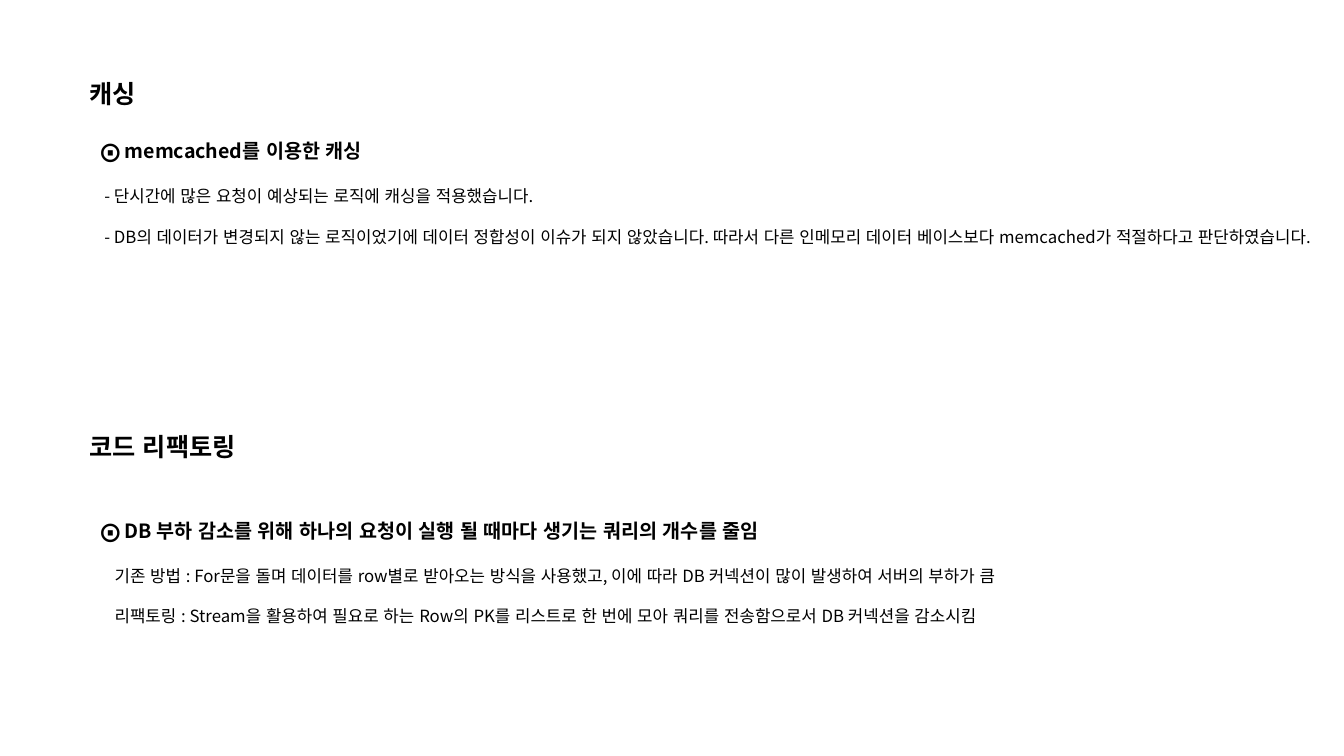
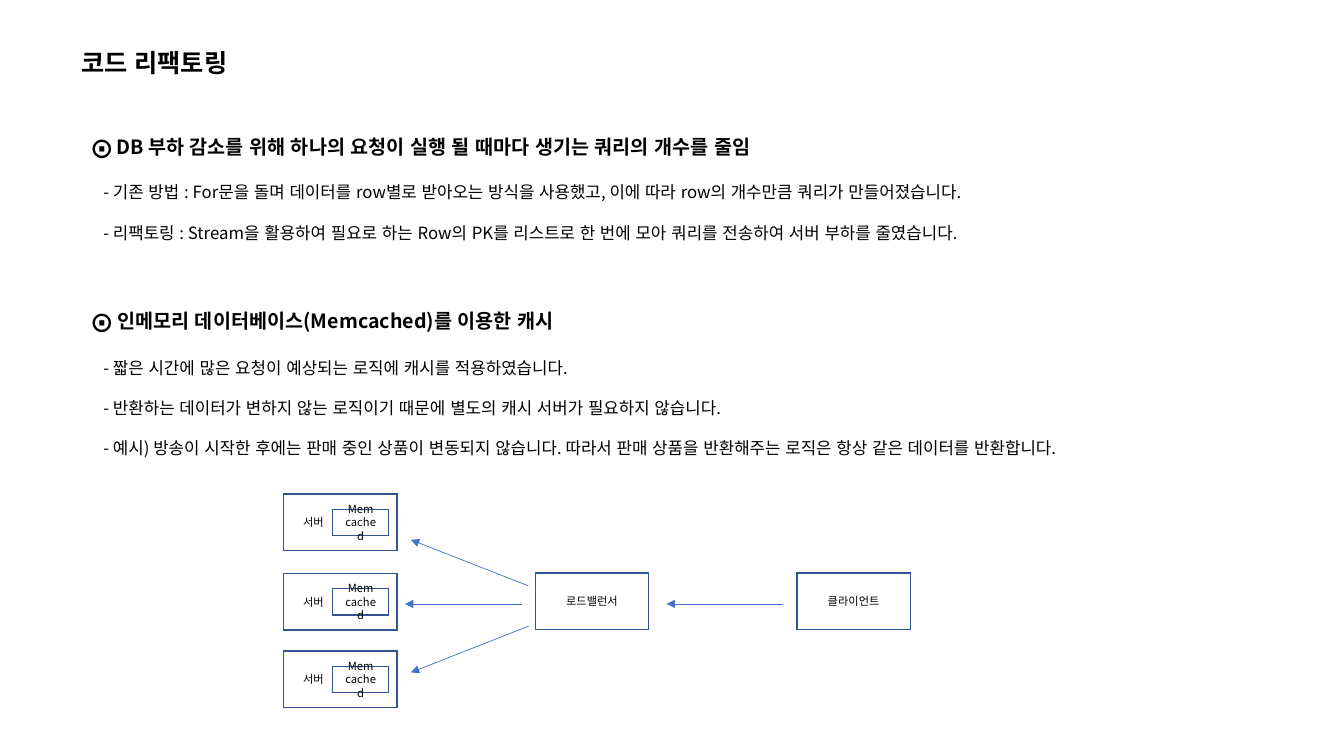
Before and after one commit to ohjinhokor/PortFolio, a slide deck: slide 11 of 오진호 포트폴리오.pptx. Drawn at 1344x756 pixels with LibreOffice and Linux fonts; fonts in the diff are those of the drawing; background and template pictures are left out. Boxes give left, top, right and bottom in pixels: in the first picture for what was removed or moved away, otherwise in the second. Text is boxed around its words. In the diff, an @@ line names an element or a change of style, - is before the commit and + after.

```diff
--- a/오진호 포트폴리오.pptx
+++ b/오진호 포트폴리오.pptx
@@ text "코드 리팩토링": place and size @@
-text "코드 리팩토링" at (90, 435, 236, 459)
+text "코드 리팩토링" at (81, 51, 227, 75)
@@ text "⨀ DB 부하 감소를 위해 ...": place and size @@
-text "⨀ DB 부하 감소를 위해 ..." at (115, 518, 995, 624)
+text "⨀ DB 부하 감소를 위해 ..." at (113, 134, 961, 241)
@@ text removed at (90, 82, 136, 106) @@
-캐싱
@@ text removed at (114, 141, 1311, 245) @@
-⨀ memcached를 이용한 캐싱
-- 단시간에 많은 요청이 예상되는 로직에 캐싱을 적용했습니다.
-- DB의 데이터가 변경되지 않는 로직이었기에 데이터 정합성이 이슈가 되지 않았습니다. 따라서 다른 인메모리 데이터 베이스보다 memcached가 적절하다고 판단하였습니다.
@@ text at (113, 184, 961, 241): text changed @@
-기존 방법 : For문을 돌며 데이터를 row별로 받아오는 방식을 사용했고, 이에 따라 DB 커넥션이 많이 발생하여 서버의 부하가 큼
-리팩토링 : Stream을 활용하여 필요로 하는 Row의 PK를 리스트로 한 번에 모아 쿼리를 전송함으로서 DB 커넥션을 감소시킴
+- 기존 방법 : For문을 돌며 데이터를 row별로 받아오는 방식을 사용했고, 이에 따라 row의 개수만큼 쿼리가 만들어졌습니다.
+- 리팩토링 : Stream을 활용하여 필요로 하는 Row의 PK를 리스트로 한 번에 모아 쿼리를 전송하여 서버 부하를 줄였습니다.
@@ text added at (117, 311, 554, 332), 14 pt, text #000000, bold @@
+⨀ 인메모리 데이터베이스(Memcached)를 이용한 캐시
@@ text added at (113, 360, 1056, 457), 12 pt, text #000000 @@
+- 짧은 시간에 많은 요청이 예상되는 로직에 캐시를 적용하였습니다.
+- 반환하는 데이터가 변하지 않는 로직이기 때문에 별도의 캐시 서버가 필요하지 않습니다.
+- 예시) 방송이 시작한 후에는 판매 중인 상품이 변동되지 않습니다. 따라서 판매 상품을 반환해주는 로직은 항상 같은 데이터를 반환합니다.
@@ rectangle added at (283, 494, 397, 551), fill #FFFFFF, outline #325491 1 pt, 8 pt, text #000000 @@
+서버
@@ rectangle added at (333, 509, 388, 535), fill #FFFFFF, outline #325491 1 pt, 8 pt, text #000000 @@
+Mem
+cached
@@ arrow added from (528, 586) to (411, 540), #4472C4 0.5 pt @@
@@ rectangle added at (283, 574, 397, 630), fill #FFFFFF, outline #325491 1 pt, 8 pt, text #000000 @@
+서버
@@ rectangle added at (333, 589, 388, 615), fill #FFFFFF, outline #325491 1 pt, 8 pt, text #000000 @@
+Mem
+cached
@@ rectangle added at (535, 573, 649, 629), fill #FFFFFF, outline #325491 1 pt, 8 pt, text #000000 @@
+로드밸런서
@@ rectangle added at (798, 573, 911, 629), fill #FFFFFF, outline #325491 1 pt, 8 pt, text #000000 @@
+클라이언트
@@ arrow added from (521, 604) to (405, 604), #4472C4 0.5 pt @@
@@ arrow added from (529, 626) to (411, 673), #4472C4 0.5 pt @@
@@ arrow added from (783, 604) to (666, 604), #4472C4 0.5 pt @@
@@ rectangle added at (283, 651, 397, 708), fill #FFFFFF, outline #325491 1 pt, 8 pt, text #000000 @@
+서버
@@ rectangle added at (333, 666, 388, 693), fill #FFFFFF, outline #325491 1 pt, 8 pt, text #000000 @@
+Mem
+cached
```
Also in this commit, not shown: 5 other slides changed, 2 other files.
